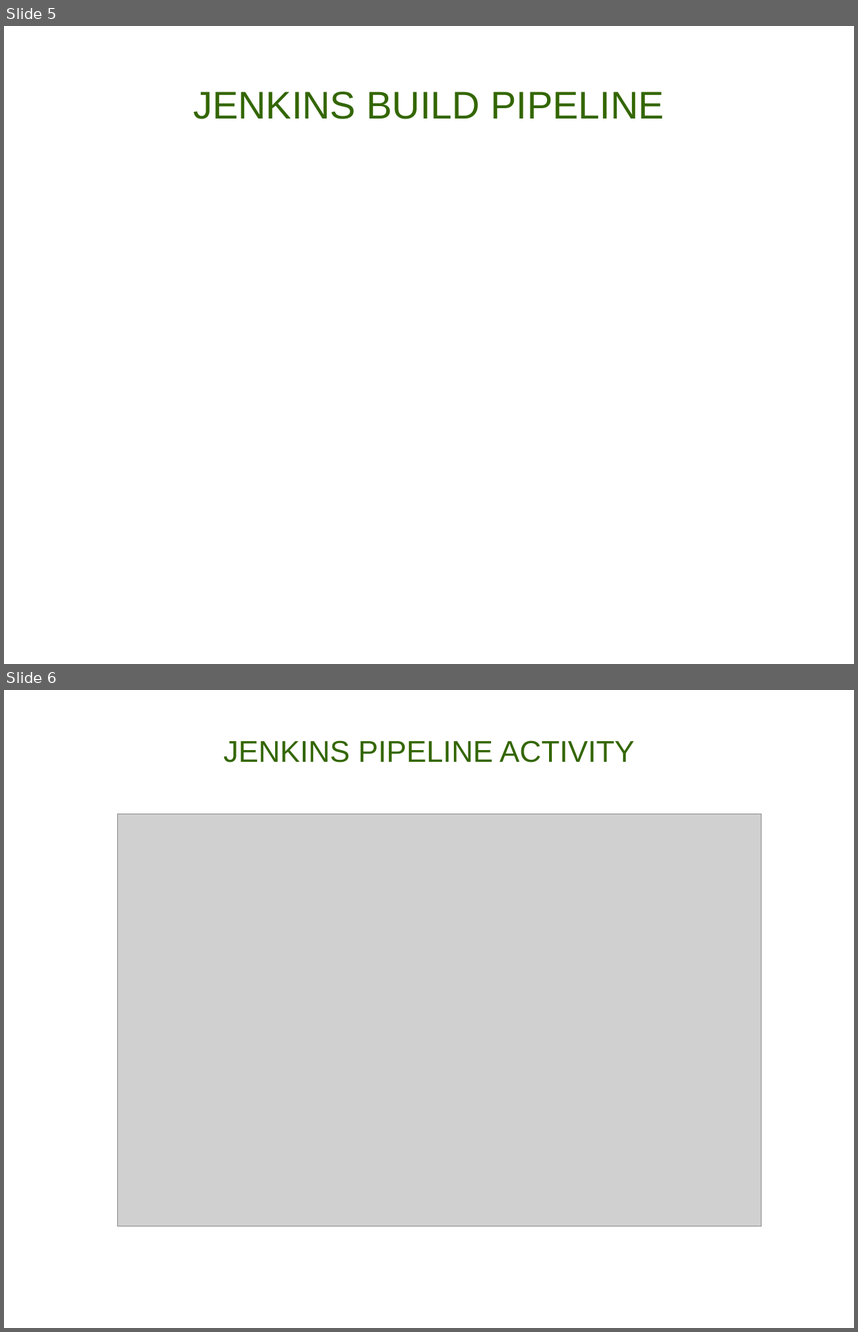
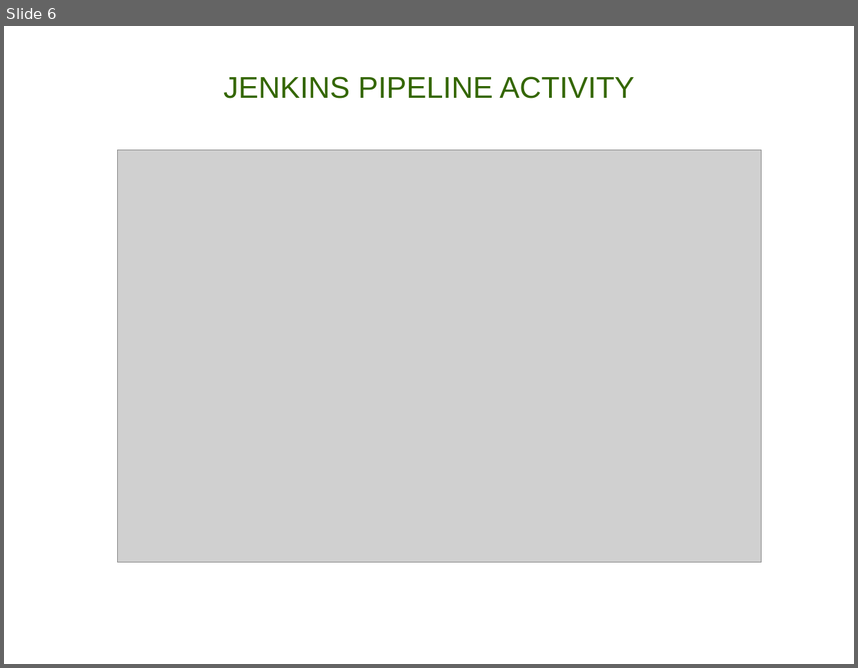
Before and after one commit to akkarthick/-Ecomdomain, a slide deck: Magento_DevOps_PP.ppt. Shown one above the other, each under a label of ours: slides 5 and 6 before the commit, slide 6 after it. The pictures are 858x1332 and 858x668 pixels, drawn with LibreOffice and Linux fonts; fonts in the diff are those of the drawing; grey boxes stand for pictures. Boxes give left, top, right and bottom in pixels: in the first picture for what was removed or moved away, otherwise in the second. Text is boxed around its words. In the diff, an @@ line names an element or a change of style, - is before the commit and + after.

```diff
--- a/Magento_DevOps_PP.ppt
+++ b/Magento_DevOps_PP.ppt
@@ slide 5 removed at box(4, 26, 854, 664), background #FFFFFF @@
@@ text removed at box(193, 92, 664, 119) @@
-JENKINS BUILD PIPELINE
```
Also in this commit, not shown: 2 slides changed, 1 slide added.
